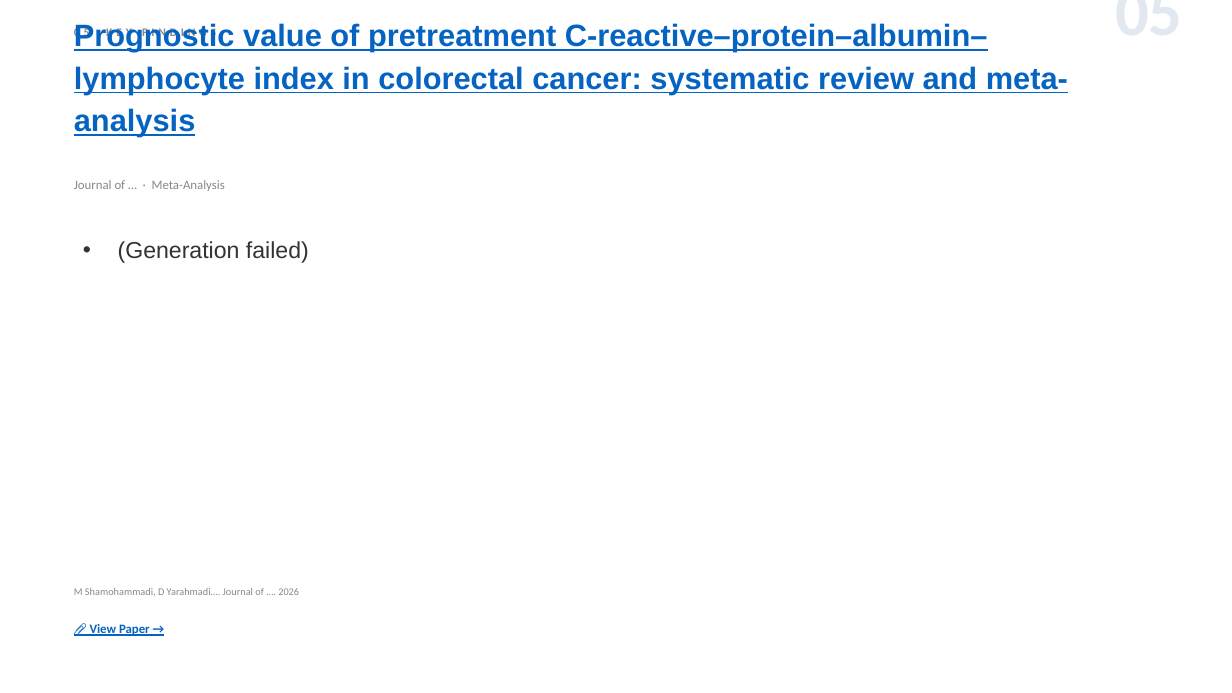
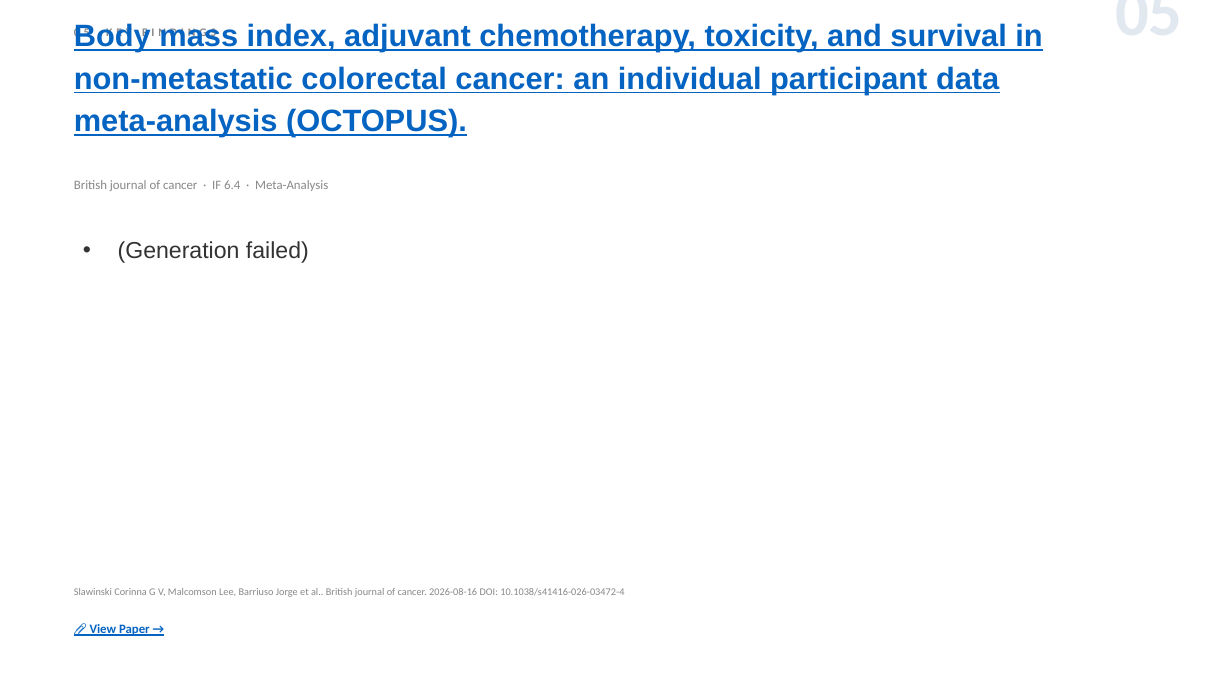
Before and after one commit to jejenhu-maker/colorectal-weekly-digest, a slide deck: slide 7 of docs/digest-en.pptx. Drawn at 1232x693 pixels with LibreOffice and Linux fonts; fonts in the diff are those of the drawing. Boxes give left, top, right and bottom in pixels: in the first picture for what was removed or moved away, otherwise in the second. Text is boxed around its words. In the diff, an @@ line names an element or a change of style, - is before the commit and + after.

```diff
--- a/docs/digest-en.pptx
+++ b/docs/digest-en.pptx
@@ text at bbox=[74, 23, 1042, 137]: text changed @@
-Prognostic value of pretreatment C-reactive–protein–albumin–lymphocyte index in colorectal cancer: systematic review and meta-analysis
+Body mass index, adjuvant chemotherapy, toxicity, and survival in non-metastatic colorectal cancer: an individual participant data meta-analysis (OCTOPUS).
@@ text at bbox=[74, 180, 328, 191]: text changed @@
-Journal of … · Meta-Analysis
+British journal of cancer · IF 6.4 · Meta-Analysis
@@ text at bbox=[74, 588, 624, 597]: text changed @@
-M Shamohammadi, D Yarahmadi…. Journal of …. 2026
+Slawinski Corinna G V, Malcomson Lee, Barriuso Jorge et al.. British journal of cancer. 2026-08-16 DOI: 10.1038/s41416-026-03472-4
```
Also in this commit, not shown: 9 other slides changed, 2 slides added, 2 slides removed, 2 other files.
